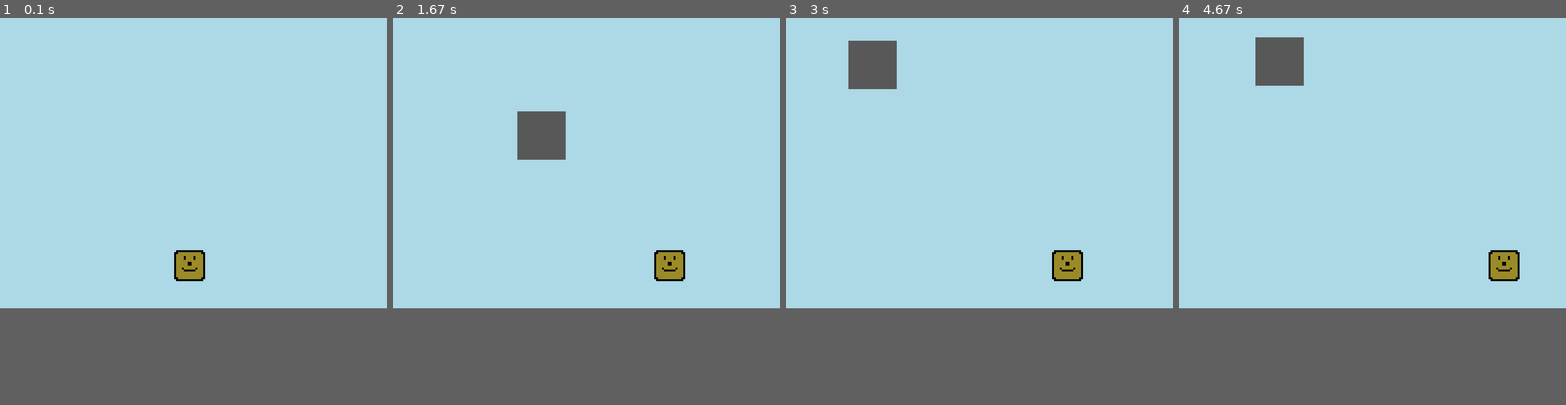
Above: before the commit, frames 1-4 (left to right).
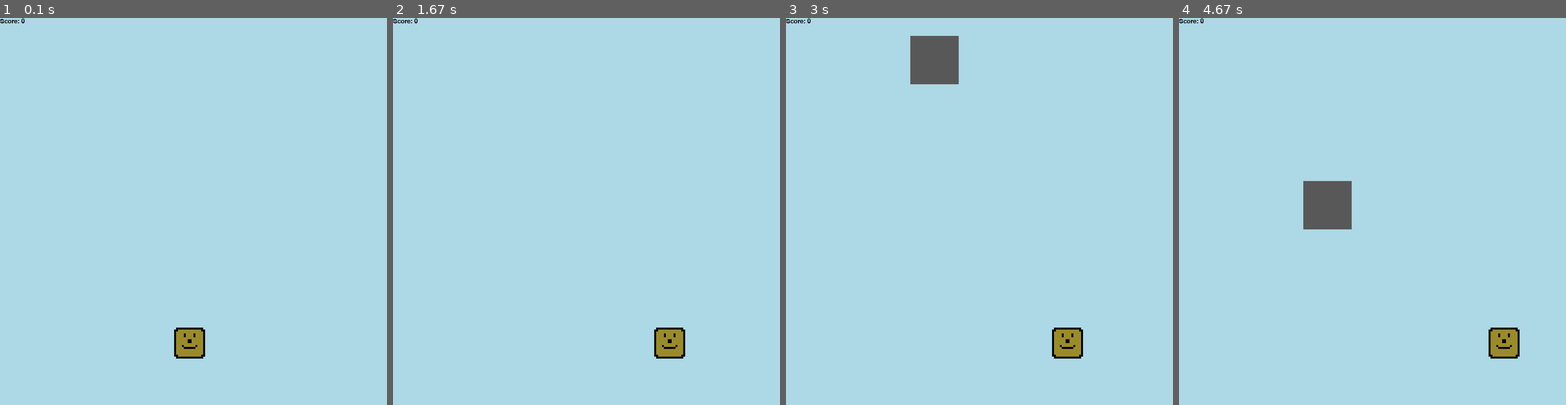
Above: after the commit, the same moments.

Repository: Hummenix/somePygame
Game: pygame game, started from game.py
The game is run twice, just before and just after one commit, with the same random seed, the same clock (stepped at 60 frames per second) and the same inputs.
Inputs:
- Up to frame 1 (0.1 s): no input
- Up to frame 2 (1.67 s): hold Right 0.33-0.8 s; hold Right 0.83-1.3 s; hold Left from 1.33 s (still down)
- Up to frame 3 (3 s): release Left at 1.87 s; hold Left 1.9-2.3 s; hold Right 2.33-2.97 s
- Up to frame 4 (4.67 s): hold Left 3-3.47 s; hold Right 3.5-3.97 s; hold Right 4-4.47 s; hold Left from 4.5 s (still down)
In our replay, the window is 800x600 before the commit and 800x800 after it. These sizes can differ from the game's own. Grey fills any space a smaller window leaves; there, only what the larger window draws over its background counts as a difference.

The runs differ from the first frame. In frame 1, 1.3% of the frame differs, in the area x 0-53%, y 0-88%; in frame 2, 2.9%; in frame 3, 4.4%, in the area x 0-77%, y 0-88%; in frame 4, 4.4%.

Commit message:
- Implemented proper scoring - Implemented increasing difficulty

Diff:
--- a/game.py
+++ b/game.py
@@ -10,12 +10,12 @@
 # Display/Window dimensions and settings
 # TODO: export as many functions and variables as possible
 display_width   = 800
-display_height  = 600
+display_height  = 800
 gameDisplay     = pygame.display.set_mode((display_width, display_height))
 pygame.display.set_caption('MyGame')
 clock = pygame.time.Clock()
 
-text_height_top     = display_height/8
+text_height_top     = display_height/6
 text_height_center  = display_height/2
 
 # Player width and looks
@@ -55,8 +55,14 @@
     gameLoop()
 
 
-def returnScore(score):
-    message_display("Your Score is " + str(score), text_height_top)
+def returnHighScore(score):
+    message_display("Your Highscore is " + str(score), text_height_top)
+
+
+def scoreCounter(score):
+    font = pygame.font.SysFont(None, 20)
+    text = font.render("Score: " + str(score), True, project_colors.black)
+    gameDisplay.blit(text, (0, 0))
 
 
 def gameLoop():
@@ -66,7 +72,7 @@
 
     enemy_start_x = random.randrange(0, display_width)  # -enemy_width)
     enemy_start_y = -500
-    enemy_speed = 7
+    enemy_speed = 3
     enemy_width = 100
     enemy_height = 100
     score = 0
@@ -99,18 +105,23 @@
         # enemy(enemy_x, enemy_y, enemy_width, enemy_height, enemy_color)
         enemy(enemy_start_x, enemy_start_y, enemy_width, enemy_height, project_colors.light_gray)
         enemy_start_y += enemy_speed
+        player(x, y)
+        # TODO: optimize performance (don't call scoreCounter() on every frame)
+        scoreCounter(score)
 
-        player(x, y)
+
         # if player is at border
         if x > display_width - player_width or x < 0:
             exitedGameArea()
 
         if enemy_start_y > display_height:
             enemy_start_y = 0 - enemy_height
-            enemy_start_x = random.randrange(0, display_width-enemy_width)
+            enemy_start_x = random.randrange(0, display_width-int(enemy_width))
             # TODO: implement proper score functionality
             score += 1
             print(score)
+            enemy_speed += 0.1
+            enemy_width += (score * 0.2)
 
         # TODO: find out why it collides with about 4px of space left and fix
         if y < enemy_start_y + enemy_height and y + player_height > enemy_start_y:
@@ -118,7 +129,7 @@
             # below if statement can be simplified bot this way it's more descriptive
             if x > enemy_start_x and x < enemy_start_x + enemy_width or x + player_width > enemy_start_x and x + player_width < enemy_start_x + enemy_width:
                 # print("collision")
-                returnScore(score)
+                returnHighScore(score)
                 collidedWithEnemy()
 
         pygame.display.update()
